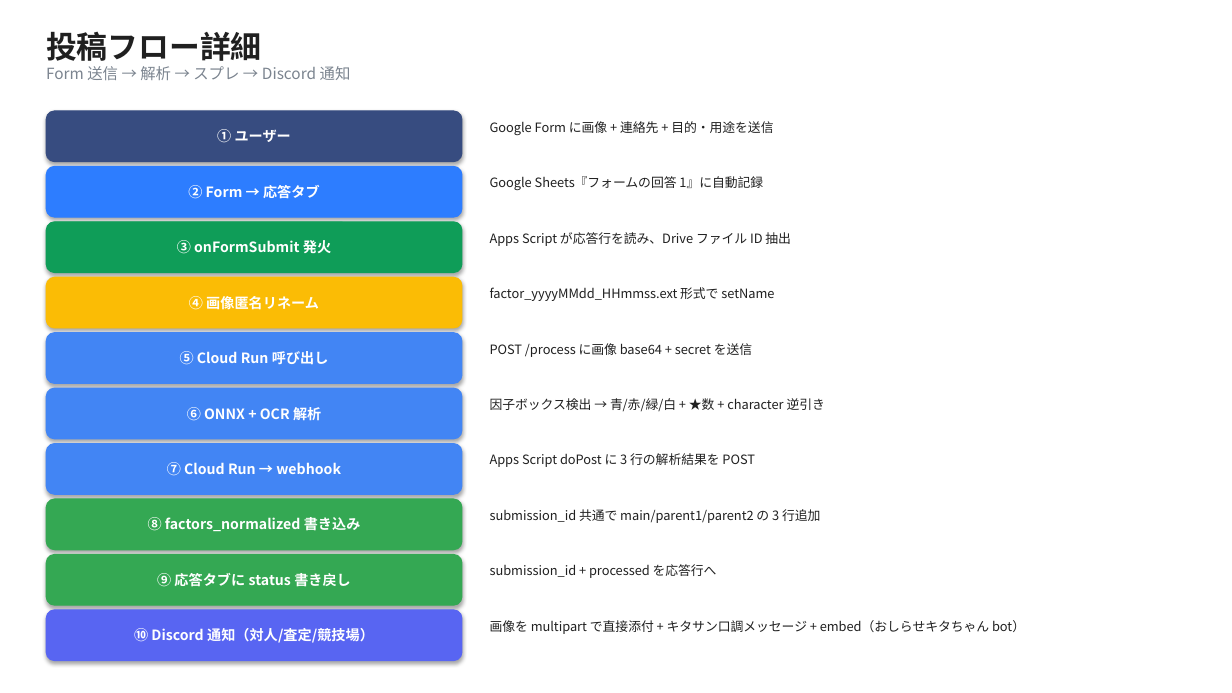
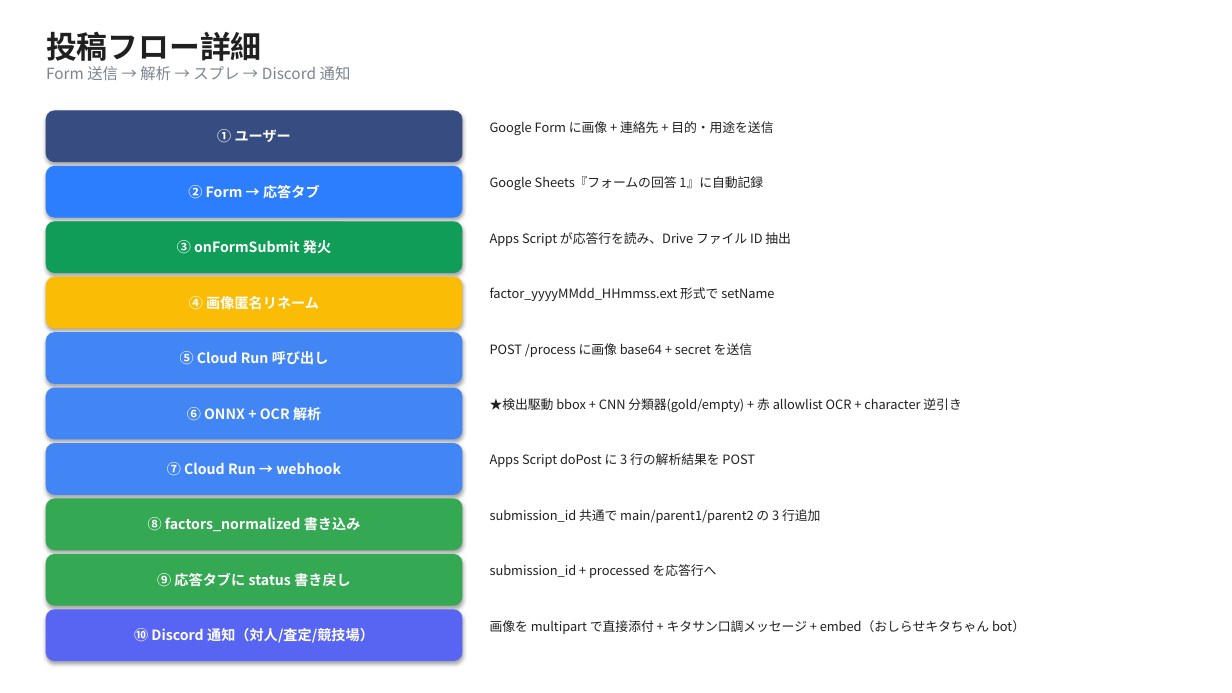
Before and after one commit to HIDEPON-UMG/UmamusumeFactorDB, a slide deck: slide 3 of docs/system_architecture.pptx. Drawn at 1232x693 pixels with LibreOffice and Linux fonts; fonts in the diff are those of the drawing. Boxes give left, top, right and bottom in pixels: in the first picture for what was removed or moved away, otherwise in the second. Text is boxed around its words. In the diff, an @@ line names an element or a change of style, - is before the commit and + after.

```diff
--- a/docs/system_architecture.pptx
+++ b/docs/system_architecture.pptx
@@ text at [490,398,961,412]: text changed @@
-因子ボックス検出 → 青/赤/緑/白 + ★数 + character 逆引き
+★検出駆動 bbox + CNN 分類器(gold/empty) + 赤 allowlist OCR + character 逆引き
```
Also in this commit, not shown: 1 other slide changed, 2 other files.
